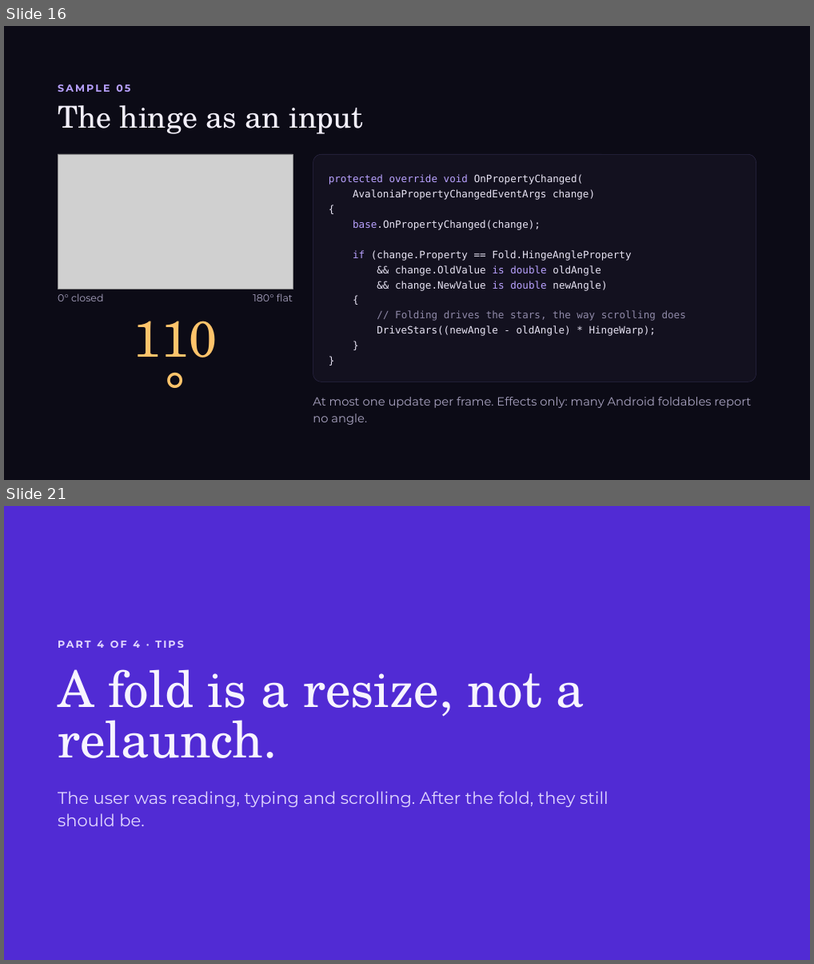
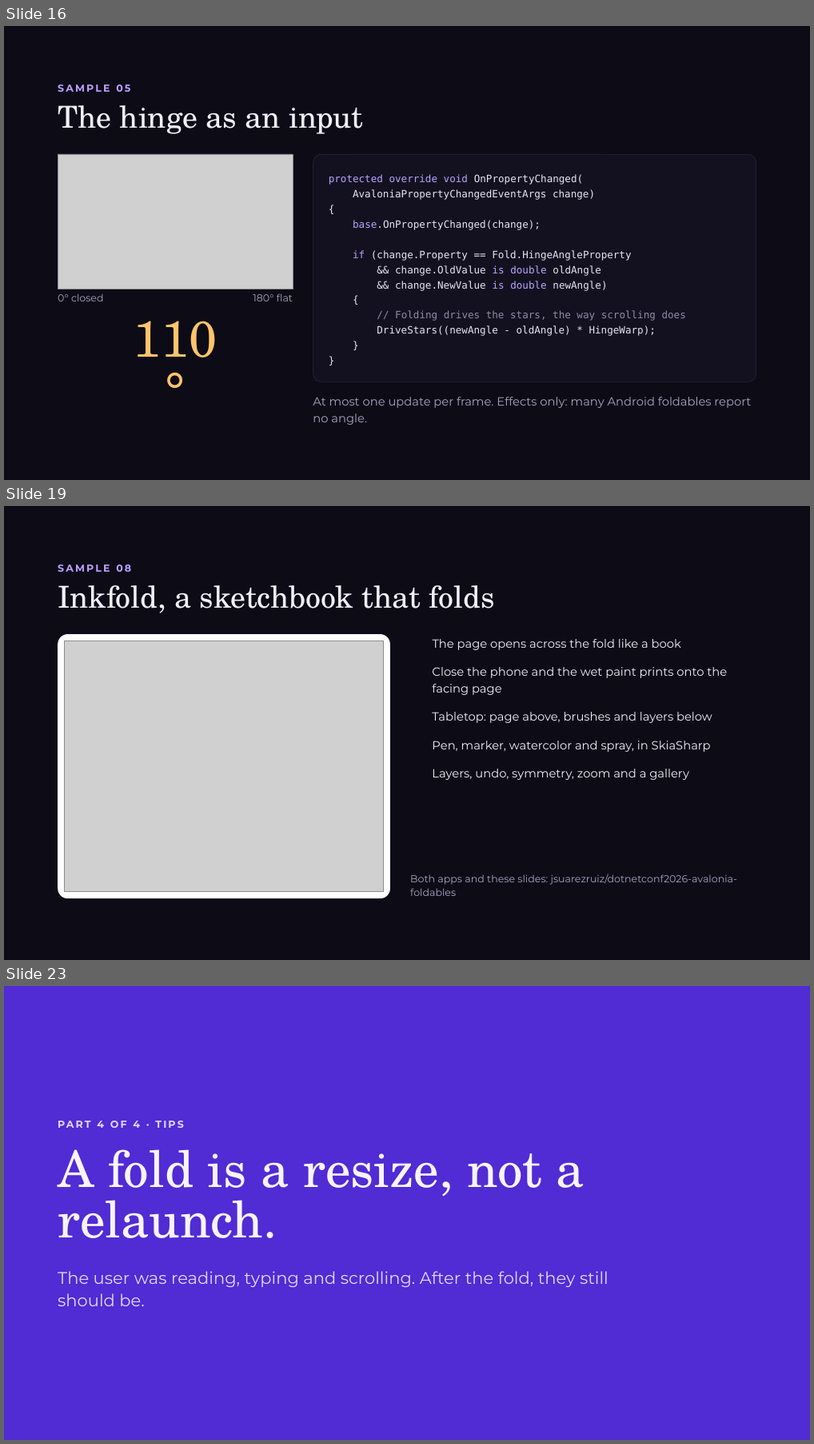
Before and after one commit to jsuarezruiz/dotnetconf2026-avalonia-foldables, a slide deck: Unfold Your UI Foldable Apps with .NET and Avalonia.pptx. Shown one above the other, each under a label of ours: slides 16 and 21 before the commit, slides 16, 19 and 23 after it; the slides between them are not shown. The pictures are 814x964 and 814x1444 pixels, drawn with LibreOffice and Linux fonts; fonts in the diff are those of the drawing; grey boxes stand for pictures; background and template pictures are left out. Boxes give left, top, right and bottom in pixels: in the first picture for what was removed or moved away, otherwise in the second. Text is boxed around its words. In the diff, an @@ line names an element or a change of style, - is before the commit and + after.

```diff
--- a/Unfold Your UI Foldable Apps with .NET and Avalonia.pptx
+++ b/Unfold Your UI Foldable Apps with .NET and Avalonia.pptx
@@ slide 19 added at <box>4,506,810,960</box>, background #0C0B16 @@
@@ text added at <box>58,564,131,572</box>, 12 pt, text #B9A2FF, bold @@
+SAMPLE 08
@@ title added at <box>58,585,495,613</box>, 36 pt, text #F2EFF9 @@
+Inkfold, a sketchbook that folds
@@ rounded rectangle added at <box>58,634,390,899</box>, fill #FEFEFE @@
@@ picture added at <box>65,641,384,892</box> @@
@@ text added at <box>433,639,682,650</box>, 14 pt, text #F2EFF9 @@
+The page opens across the fold like a book
@@ text added at <box>432,667,727,695</box>, 14 pt, text #F2EFF9 @@
+Close the phone and the wet paint prints onto the facing page
@@ text added at <box>432,712,713,723</box>, 14 pt, text #F2EFF9 @@
+Tabletop: page above, brushes and layers below
@@ text added at <box>432,740,711,752</box>, 14 pt, text #F2EFF9 @@
+Pen, marker, watercolor and spray, in SkiaSharp
@@ text added at <box>432,768,690,780</box>, 14 pt, text #F2EFF9 @@
+Layers, undo, symmetry, zoom and a gallery
@@ text added at <box>410,873,738,896</box>, 12 pt, text #A9A3C0 @@
+Both apps and these slides: jsuarezruiz/dotnetconf2026-avalonia-foldables
@@ what was slide 21 is now slide 23 @@
```
Also in this commit, not shown: 6 slides changed, 1 other slide added.
